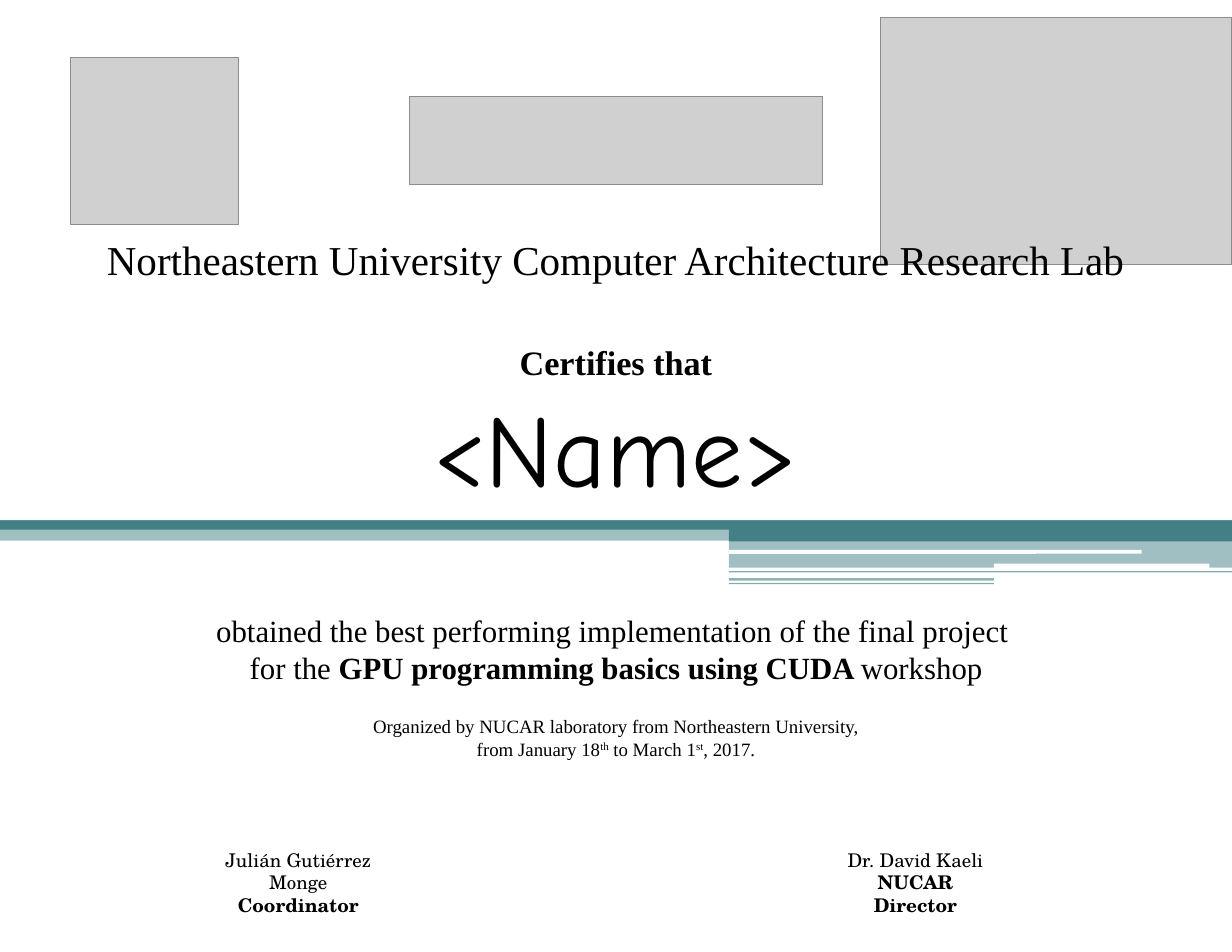
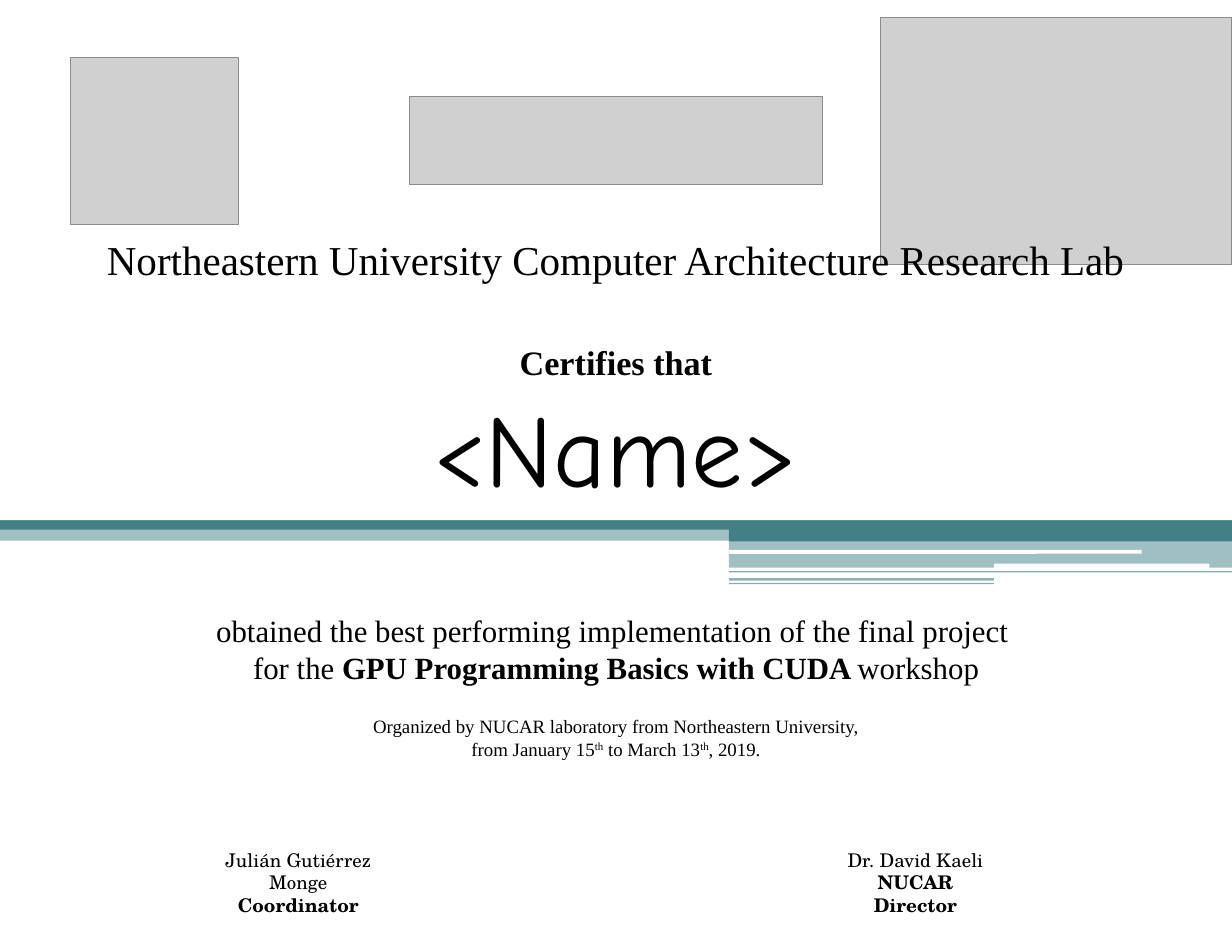
Before and after one commit to jgutierrezm113/gpu-class, a slide deck: slide 2 of misc/certificate-template.pptx. Drawn at 1232x952 pixels with LibreOffice and Linux fonts; fonts in the diff are those of the drawing; grey boxes stand for pictures. Boxes give left, top, right and bottom in pixels: in the first picture for what was removed or moved away, otherwise in the second. Text is boxed around its words. In the diff, an @@ line names an element or a change of style, - is before the commit and + after.

```diff
--- a/misc/certificate-template.pptx
+++ b/misc/certificate-template.pptx
@@ title at box(107, 243, 1124, 760): text changed @@
-Northeastern University Computer Architecture Research Lab
-Certifies that
-obtained the best performing implementation of the final project
-for the GPU programming basics using CUDA workshop
-Organized by NUCAR laboratory from Northeastern University,
-from January 18th to March 1st, 2017.
+Northeastern University Computer Architecture Research Lab
+Certifies that
+obtained the best performing implementation of the final project
+for the GPU Programming Basics with CUDA workshop
+Organized by NUCAR laboratory from Northeastern University,
+from January 15th to March 13th, 2019.
```
Also in this commit, not shown: 1 other slide changed, 1 slide removed, 22 other files.
